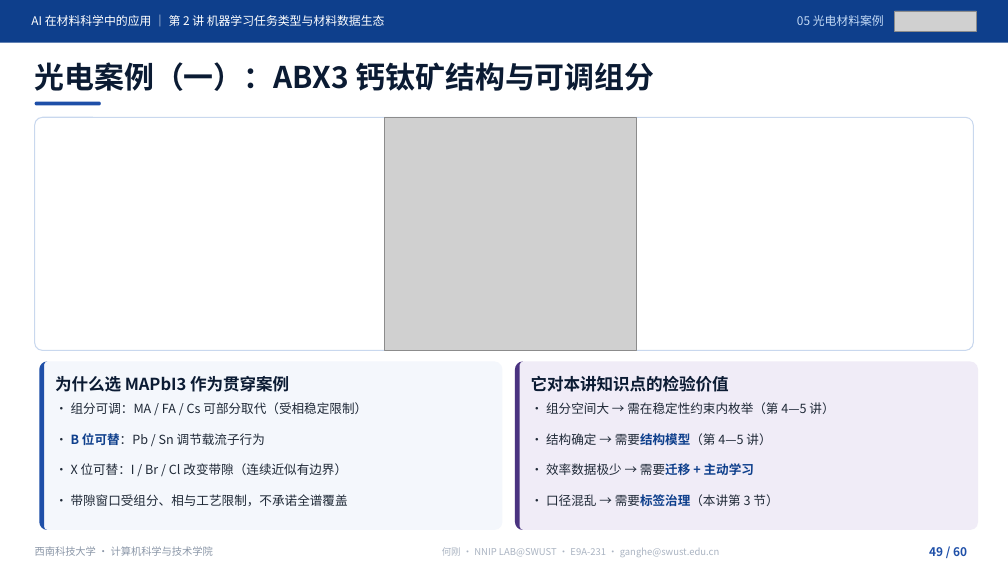
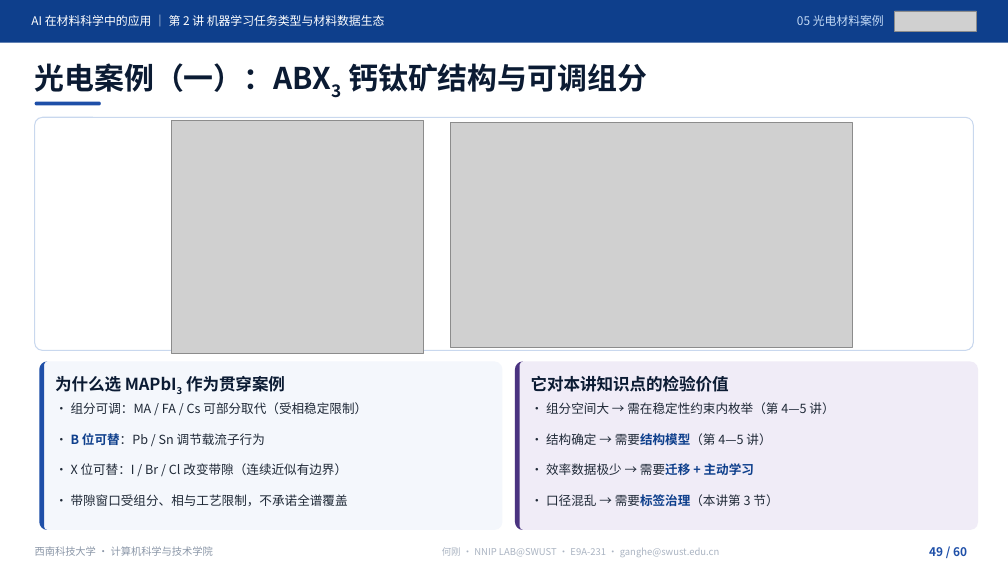
Before and after one commit to cosfrist/Applications-of-Artificial-Intelligence-in-Materials-Science-SWUST, a slide deck: slide 49 of lectures/02-机器学习任务类型与材料数据生态/AI在材料科学中的应用-第2讲 机器学习任务类型与材料数据生态-V5.pptx. Drawn at 1008x567 pixels with LibreOffice and Linux fonts; fonts in the diff are those of the drawing; grey boxes stand for pictures. Boxes give left, top, right and bottom in pixels: in the first picture for what was removed or moved away, otherwise in the second. Text is boxed around its words. In the diff, an @@ line names an element or a change of style, - is before the commit and + after.

Commit message:
第2讲课件按 2026-11-19 手动更新，配套文件同步
课件（8,774,546 → 8,739,397 B，SHA f12647c3…，仍 60 页）
- 术语统一：结构「策展库」→「精选库（Curated）」，P36—P39 相关表述同步改写
- P36 六问重写（开放/混合/订阅、访问方式、策展程度、规模覆盖、数据类型、FAIR）
- 页标题改写：P40「规模怎么读…」→「数据集规模」、P41「材料数据资源清单：从哪里找数据」→「材料数据资源清单」、
  P59 去「（10 分钟）」、P60「本讲小结、常见误区与下讲预告」→「本讲小结与下讲预告」
- 化学式改真下标：MAPbI3→MAPbI₃、ABX3→ABX₃、LiFePO4→LiFePO₄；P51 PCE 公式 Jsc/Voc/Pin 改下标
- 配图替换 P35、P36、P44、P49、P51：图片对象 91 → 94，唯一媒体 31 → 34

配套
- 讲义：按新备注重建 P2、P37、P44、P48、P51 五段；5 个页标题同步；
  备注里三处文本粘连（P37 的 HTE 注释、P48 的「甲基铵碘化铅」、P51 的 PCE 注释）只在原字符间插入换行，未改字
- 授课路线：5 个页标题同步
- source_index §6：按新课件重建 34 行（94 个图片对象、34 个唯一媒体、60 页眉）
- SHA256 清单：课件/讲义/路线/索引四行重算，复算 6/6 一致
- README：版本改 2026-11-19，新增修订说明，并更正上一轮遗留的「可见文字与备注未变」错误表述

```diff
--- a/lectures/02-机器学习任务类型与材料数据生态/AI在材料科学中的应用-第2讲 机器学习任务类型与材料数据生态-V5.pptx
+++ b/lectures/02-机器学习任务类型与材料数据生态/AI在材料科学中的应用-第2讲 机器学习任务类型与材料数据生态-V5.pptx
@@ text "光电案例（一）：ABX3 钙钛矿结构与可调组分" at <box>35,63,647,96</box>: now subscript in "光电案例（一）：ABX3" @@
@@ picture: place and size @@
-picture at <box>384,117,636,350</box>
+picture at <box>172,120,423,353</box>
@@ picture added at <box>451,123,852,348</box> @@
@@ text "为什么选 MAPbI3 作为贯穿案例" at <box>55,376,285,392</box>: now subscript in "MAPbI3" @@
```
Also in this commit, not shown: 16 other slides changed, 5 other files.
